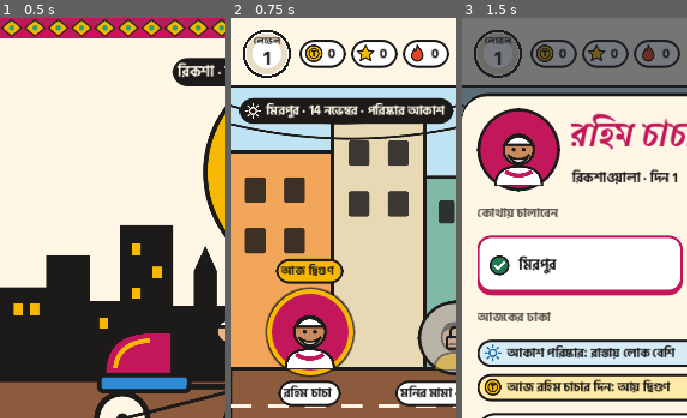
Above: before the commit, frames 1-3 (left to right).
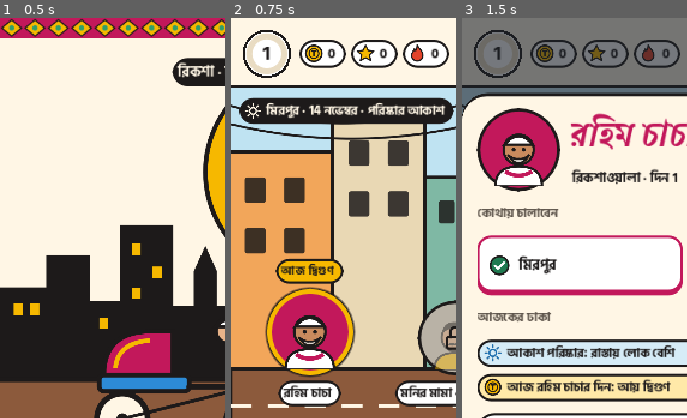
Above: after the commit, the same moments.

Repository: Habibur-Rahman-KUET-09/Dhakay-Akdin
Game: Godot game, scene res://scenes/main.tscn
Same seed, same stepped clock (60 frames per second), same inputs: the game is played once before the commit and once after it.
Inputs (mouse positions are % of the whole screen's width and height, from its top left):
- Up to frame 1 (0.5 s): no input
- Up to frame 2 (0.75 s): click "খেলা শুরু" at 0.5 s
- Up to frame 3 (1.5 s): click (50, 84) at 1.25 s
The pictures show only the part of the screen within x 0-50%, y 0-50%; the shares and areas given below are measured in that part.

Frame 1 is identical in both runs. In frame 2, 0.3% of the frame differs, in the area x 10-23%, y 4-12%; in frame 3, 0.2%.

Commit message:
Menus: fixes from the first screenshots
- The end-of-day screen filled only its buttons' width: it is added to
  a scene already running, where anchors alone kept its empty size.
- The fund page stopped at a tea day in the recent days (no stars).
- The level badge shows just the number; scroll bars hidden; a street
  lamp that reads as one; coins and stars on buttons keep their colours.
- CI: a negated grep never failed a step under bash -e, so script
  errors in the tests, screenshots and export went unnoticed. They now
  fail the build.

Co-Authored-By: Claude Opus 5.5 <noreply@anthropic.com>
Claude-Session: https://claude.ai/code/session_01D5VTTbiAkjZrLBvbSQEf7i

Diff:
--- a/game/scripts/ui/day_end.gd
+++ b/game/scripts/ui/day_end.gd
@@ -35,7 +35,8 @@
 
 
 func _ready() -> void:
-	set_anchors_preset(Control.PRESET_FULL_RECT)
+	# Already in the tree here: anchors alone would keep today's (empty) size.
+	set_anchors_and_offsets_preset(Control.PRESET_FULL_RECT)
 	mouse_filter = Control.MOUSE_FILTER_STOP
 	var bg := ColorRect.new()
 	bg.color = NIGHT
@@ -48,6 +49,7 @@
 	var scroll := ScrollContainer.new()
 	scroll.size_flags_vertical = Control.SIZE_EXPAND_FILL
 	scroll.horizontal_scroll_mode = ScrollContainer.SCROLL_MODE_DISABLED
+	scroll.vertical_scroll_mode = ScrollContainer.SCROLL_MODE_SHOW_NEVER
 	scroll.scroll_deadzone = 12
 	col.add_child(scroll)
 	var margin := MarginContainer.new()
--- a/game/scripts/ui/home.gd
+++ b/game/scripts/ui/home.gd
@@ -209,6 +209,7 @@
 	var scroll := ScrollContainer.new()
 	scroll.size_flags_vertical = Control.SIZE_EXPAND_FILL
 	scroll.horizontal_scroll_mode = ScrollContainer.SCROLL_MODE_DISABLED
+	scroll.vertical_scroll_mode = ScrollContainer.SCROLL_MODE_SHOW_NEVER
 	# A finger has to move a little before it scrolls, so taps stay taps.
 	scroll.scroll_deadzone = 12
 	col.add_child(scroll)
@@ -293,14 +294,9 @@
 	var center := VBoxContainer.new()
 	center.set_anchors_preset(Control.PRESET_FULL_RECT)
 	center.alignment = BoxContainer.ALIGNMENT_CENTER
-	center.add_theme_constant_override("separation", -6)
 	center.mouse_filter = Control.MOUSE_FILTER_IGNORE
 	badge.add_child(center)
-	var word := Look.label(s.t("levelShort"), 11, true)
-	word.horizontal_alignment = HORIZONTAL_ALIGNMENT_CENTER
-	word.autowrap_mode = TextServer.AUTOWRAP_OFF
-	center.add_child(word)
-	var number := Look.label(str(progress.level()), 22, true)
+	var number := Look.label(str(progress.level()), 24, true)
 	number.horizontal_alignment = HORIZONTAL_ALIGNMENT_CENTER
 	number.autowrap_mode = TextServer.AUTOWRAP_OFF
 	center.add_child(number)
@@ -746,6 +742,7 @@
 	var scroll := ScrollContainer.new()
 	scroll.size_flags_vertical = Control.SIZE_EXPAND_FILL
 	scroll.horizontal_scroll_mode = ScrollContainer.SCROLL_MODE_DISABLED
+	scroll.vertical_scroll_mode = ScrollContainer.SCROLL_MODE_SHOW_NEVER
 	scroll.scroll_deadzone = 12
 	col.add_child(scroll)
 	var body := VBoxContainer.new()
@@ -885,9 +882,9 @@
 		if h.get("who", "rickshaw") != who:
 			continue
 		if who == "rickshaw":
-			return s.t("lastDay", {"money": int(h.earned), "trips": int(h.get("trips", 0)), "stars": h.stars})
+			return s.t("lastDay", {"money": int(h.earned), "trips": int(h.get("trips", 0)), "stars": h.get("stars", 0)})
 		if who == "tea":
-			return s.t("teaLastDay", {"money": int(h.earned), "served": int(h.served)})
+			return s.t("teaLastDay", {"money": int(h.earned), "served": int(h.get("served", 0))})
 		return s.t("busLastDay", {"money": int(h.earned), "riders": int(h.get("riders", 0))})
 	return ""
 
@@ -923,7 +920,7 @@
 		var early := Look.chunky(s.t("unlockEarly", {"n": cost}), Look.MAGENTA, Color.WHITE, 18, 5, 16)
 		early.icon = Look.icon_texture("star", 24)
 		early.add_theme_constant_override("icon_max_width", 24)
-		early.add_theme_color_override("icon_normal_color", Color.WHITE)
+		Look.true_colours(early)
 		early.pressed.connect(_unlock_early.bind(unlock))
 		col.add_child(early)
 	else:
@@ -954,7 +951,7 @@
 			st.border_color = Look.MAGENTA
 			pick.add_theme_stylebox_override("normal", st)
 			pick.add_theme_stylebox_override("hover", st)
-			pick.add_theme_color_override("icon_normal_color", Color.WHITE)
+			Look.true_colours(pick)
 		elif not is_open:
 			pick.icon = Look.icon_texture("lock", 24)
 		pick.add_theme_constant_override("icon_max_width", 26)
@@ -1037,6 +1034,7 @@
 		var buy := Look.chunky(str(cost), Look.YELLOW, Look.OUTLINE, 18, 5, 14)
 		buy.name = "Buy_" + id
 		buy.icon = Look.icon_texture("coin", 24)
+		Look.true_colours(buy)
 		buy.add_theme_constant_override("icon_max_width", 24)
 		buy.custom_minimum_size = Vector2(0, 52)
 		buy.disabled = short > 0
@@ -1103,7 +1101,7 @@
 	if progress.data.history.is_empty():
 		list.add_child(Look.label(s.t("noDaysYet"), 15))
 	for h in progress.data.history:
-		var line := s.t("historyLine", {"day": int(h.day), "money": int(h.earned), "trips": int(h.get("trips", 0)), "stars": h.stars})
+		var line := s.t("historyLine", {"day": int(h.day), "money": int(h.earned), "trips": int(h.get("trips", 0)), "stars": h.get("stars", 0)})
 		if h.get("who", "") == "tea":
 			line = s.t("teaHistoryLine", {"day": int(h.day), "money": int(h.earned), "served": int(h.get("served", 0))})
 		elif h.get("who", "") == "bus":
@@ -1563,6 +1561,7 @@
 	var scroll := ScrollContainer.new()
 	scroll.size_flags_vertical = Control.SIZE_EXPAND_FILL
 	scroll.horizontal_scroll_mode = ScrollContainer.SCROLL_MODE_DISABLED
+	scroll.vertical_scroll_mode = ScrollContainer.SCROLL_MODE_SHOW_NEVER
 	col.add_child(scroll)
 	var list := VBoxContainer.new()
 	list.size_flags_horizontal = Control.SIZE_EXPAND_FILL
--- a/game/scripts/ui/look.gd
+++ b/game/scripts/ui/look.gd
@@ -224,3 +224,10 @@
 	r.custom_minimum_size = Vector2(0, height)
 	r.mouse_filter = Control.MOUSE_FILTER_IGNORE
 	return r
+
+
+## Lets a coloured icon (a coin, a star, a tick) on a chunky button keep
+## its own colours, instead of the button's ink.
+static func true_colours(b: Button) -> void:
+	for state in ["icon_normal_color", "icon_hover_color", "icon_pressed_color", "icon_focus_color", "icon_hover_pressed_color"]:
+		b.add_theme_color_override(state, Color.WHITE)
--- a/game/textures/ui/lamp.svg
+++ b/game/textures/ui/lamp.svg
@@ -1 +1 @@
-<svg xmlns="http://www.w3.org/2000/svg" width="64" height="6 …(91 unchanged characters)… ound" stroke-linejoin="round"><path d="M8 22h8M12 22V8"/><path d="M12 8h6l-1.5 4h-3z"/><path d="M15 15v1"/></g></svg>
+<svg xmlns="http://www.w3.org/2000/svg" width="64" height="6 …(91 unchanged characters)… ound" stroke-linejoin="round"><path d="M6 22h6M9 22V7a4 4 0 0 1 4-4h3"/><path d="M14 6h6l-1.2 3h-3.6z"/><path d="M17 12v1.5M14.5 11.5l-.8 1.2M19.5 11.5l.8 1.2"/></g></svg>
